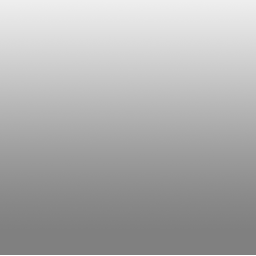
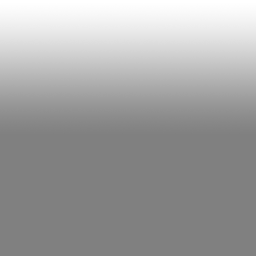
Before/after of a 256x256 layered artwork. What changed in the layer stack:
renamed "Layer 0" to "Layer 2", showed it, moved it above "Layer 1", painted on it over (0, 0, 256, 256)
hid "Layer 1" over (0, 0, 256, 256)
